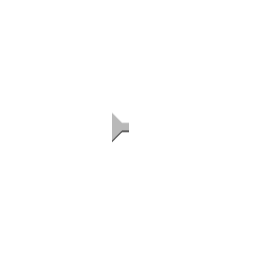
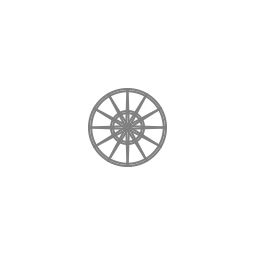
Before/after of a (256, 256) layered artwork. What changed in the layer stack:
hid "connector" over [112, 112, 129, 143]
showed "train_wheel" over [88, 88, 167, 167]
